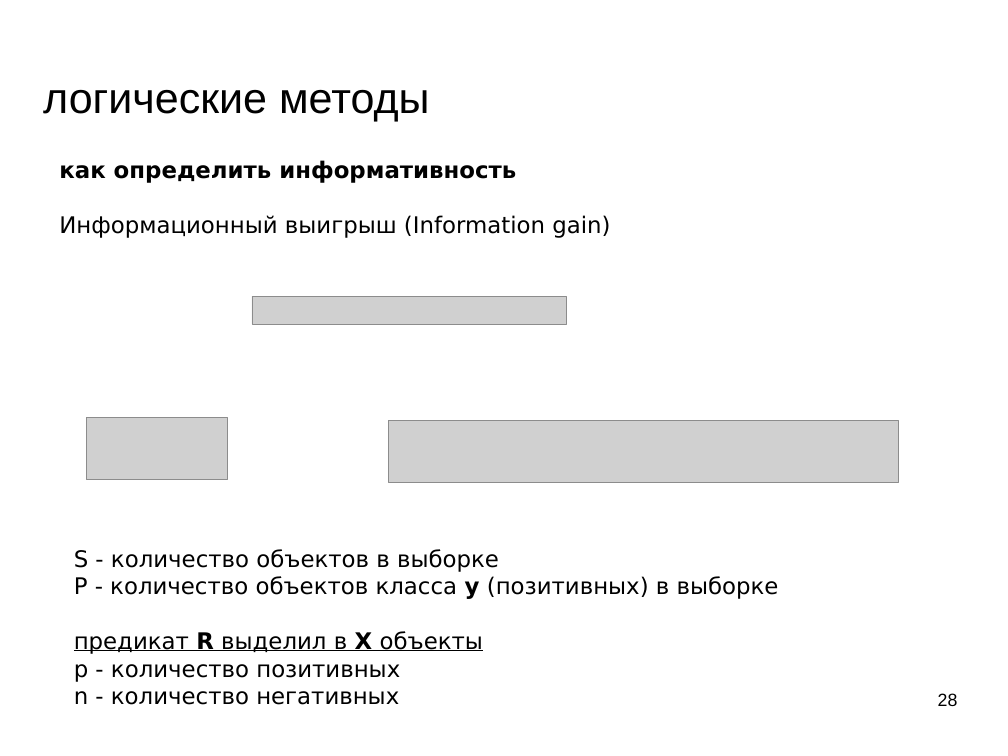
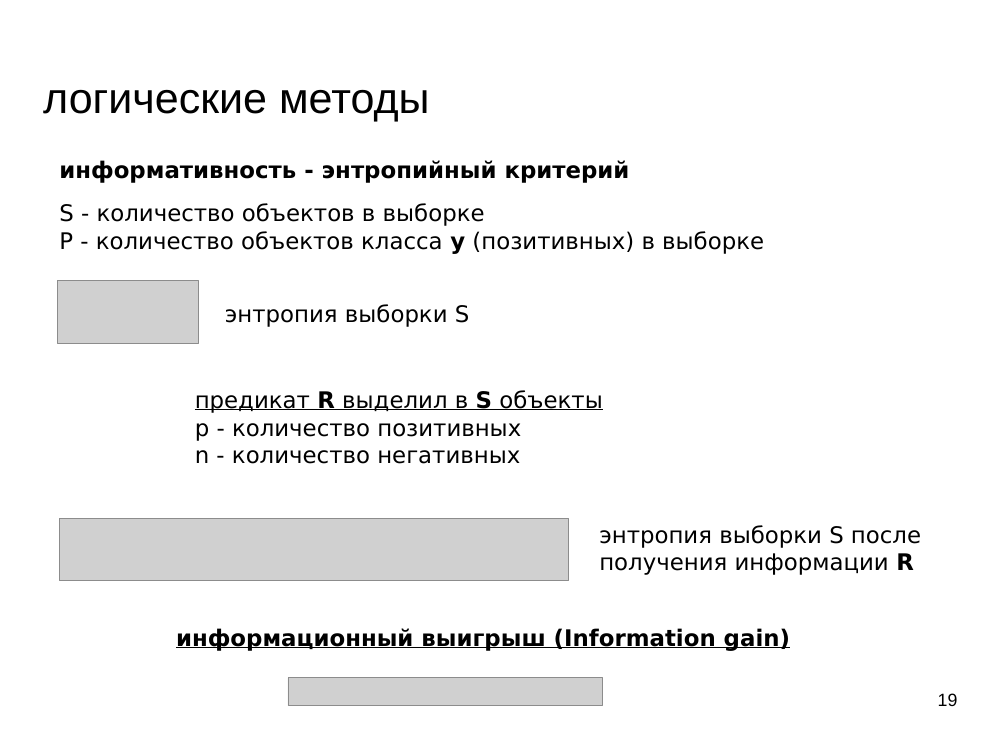
Before and after one commit to mechanoid5/ml_lectorium_legacy, a slide deck: slide 19 of 06-logical.odp (slide 28 before the commit). Drawn at 1008x756 pixels with LibreOffice and Linux fonts; fonts in the diff are those of the drawing; grey boxes stand for pictures; background and template pictures are left out. Boxes give left, top, right and bottom in pixels: in the first picture for what was removed or moved away, otherwise in the second. Text is boxed around its words. In the diff, an @@ line names an element or a change of style, - is before the commit and + after.

```diff
--- a/06-logical.odp
+++ b/06-logical.odp
@@ text added at [59,160,630,183], 18 pt, text #000000, bold @@
+информативность - энтропийный критерий
@@ text "S - количество объектов в ...": place and size @@
-text "S - количество объектов в ..." at [74,549,779,705]
+text "S - количество объектов в ..." at [59,203,764,254]
@@ picture: place and size @@
-picture at [86,418,227,480]
+picture at [58,281,198,343]
@@ text added at [225,304,469,327], 18 pt, text #000000 @@
+энтропия выборки S
@@ text added at [195,390,602,464], 18 pt, text #000000 @@
+предикат R выделил в S объекты
+p - количество позитивных
+n - количество негативных
@@ picture: place and size @@
-picture at [389,420,898,482]
+picture at [59,519,569,581]
@@ text added at [599,525,921,575], 18 pt, text #000000 @@
+энтропия выборки S после получения информации R
@@ text at [176,628,790,651]: text changed; bold on @@
-как определить информативность
-Информационный выигрыш (Information gain)
+информационный выигрыш (Information gain)
@@ text at [74,631,483,705]: paragraphs removed @@
-предикат R выделил в X объекты
-p - количество позитивных
-n - количество негативных
@@ picture: place and size @@
-picture at [252,296,567,324]
+picture at [288,678,603,705]
@@ page number at [938,693,958,706]: text changed @@
-28
+19
```
Also in this commit, not shown: 19 other slides changed, 1 slide added, 12 slides removed, 1 other file.
